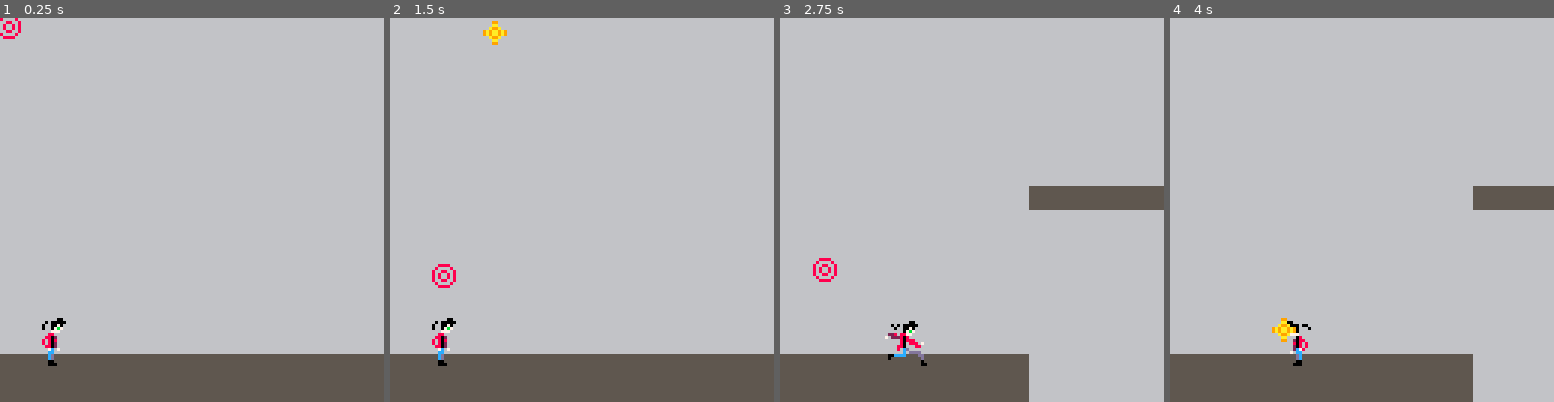
Above: before the commit, frames 1-4 (left to right).
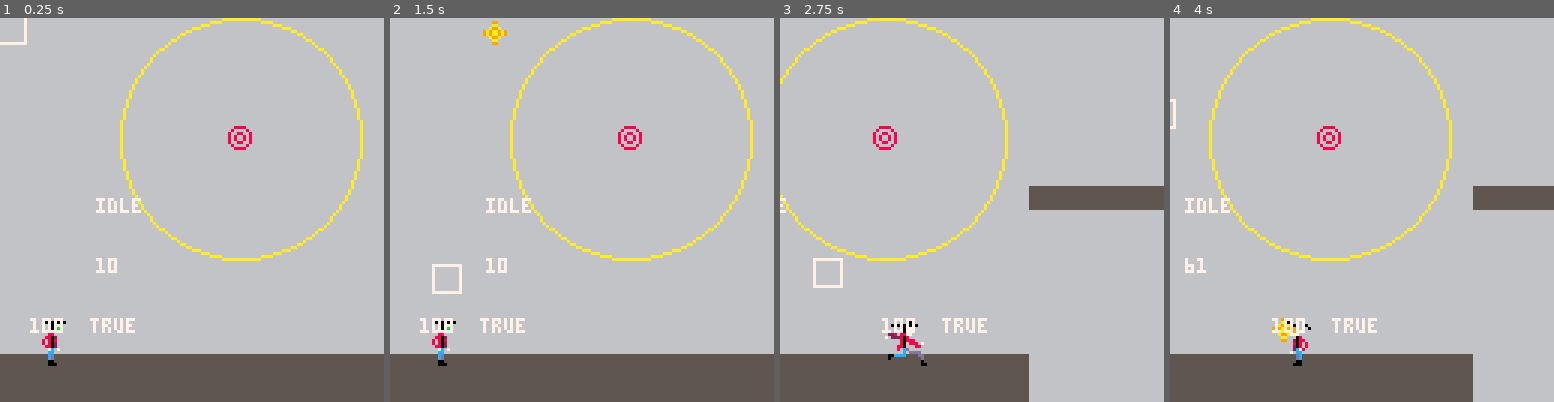
Above: after the commit, the same moments.

Repository: imELVEE/evils-edge
Game: PICO-8 cartridge simple-gravity.p8
Two runs of this game, one before a commit and one after it. Both use one fixed random seed, a clock stepped at 60 frames per second and the inputs below.
Inputs (mouse positions are in pixels of both pictures, inside the frame that each line leads up to):
- Up to frame 1 (0.25 s): no input
- Up to frame 2 (1.5 s): click (670, 121) at 0.67 s; click (436, 267) at 1.22 s
- Up to frame 3 (2.75 s): hold Right 1.6-2.1 s; click (887, 114) at 1.77 s; hold Up 2.15-2.42 s; click (952, 259) at 2.32 s; hold Right from 2.47 s (still down)
- Up to frame 4 (4 s): click (1404, 106) at 2.87 s; release Right at 3.03 s; hold Left 3.08-3.58 s; click (1465, 256) at 3.42 s; click (1231, 102) at 3.97 s

The runs differ from the first frame. In frame 1, 2.5% of the frame differs, in the area x 0-95%, y 0-83%; in frame 2, 2.6%, in the area x 7-95%, y 0-83%; in frame 3, 2.1%; in frame 4, 2.4%.

Commit message:
fixed false gravity bug

Diff:
--- a/simple-gravity.p8
+++ b/simple-gravity.p8
@@ -8,6 +8,7 @@
 	mouse.init()
 
 	bullets = {}
+	grapple_points = {init_grapple(80,40,40)}
 
 	init_level_1()
 end
@@ -36,21 +37,24 @@
 	draw_sprite(player)
 	draw_target()
 	draw_bullets()
-	//print(player.state,32,60, 7)
-	//print(player.x,32,80,7)
-	//if (player.x >= 10) then
-	//	print(floor,player.x,floor,7)
-	//end
+	draw_grapple(grapple_points[1])
+
+	print(player.state,32,60, 7)
+	print(player.x,32,80,7)
+	print (player.gravity, player.x + 20, player.y, 7)
+	if (player.x >= 10) then
+		print(floor,player.x,floor,7)
+	end
 end
 -->8
 // world logic
 function gravity(unit)
-	if (unit.jump_cycle >= unit.cycle_limit) then
+	if (unit.jump_cycle >= unit.cycle_limit or unit.state != 'jump') then
 		unit.gravity = true
 	end
 
 	if (unit.gravity) then
-		if (unit.y <= floor+5 and unit.y >= floor-5) then
+		if (floor_check(unit)) then
 			unit.jump_cycle = 0
 			unit.y = floor
 		else
@@ -135,17 +139,18 @@
 
 function draw_target()
 	mx,my = mouse.pos()
-	if (mouse.button() == 1) then
-		spr(17,mx,my)
-	else
-		spr(1,mx,my)
-	end
+	rect(mx,my,mx+9,my+9,7)
 end
 
 function draw_bullets()
 	for i,b in ipairs(bullets) do
 		spr(16,b.x,b.y)
 	end
+end
+
+function draw_grapple(grap)
+	spr(1, grap.x-4, grap.y-4)
+	circ(grap.x, grap.y, grap.radius, 10)
 end
 
 function draw_map(floor_map)
@@ -165,7 +170,7 @@
 function move(unit)
 	x_increment = 0
 
-	if (unit.y == floor) then
+	if (floor_check(unit)) then
 		unit.state = 'move'
 		unit.jumps = 2
 	end
@@ -194,7 +199,7 @@
 
 function jump(unit)
 	// randomize jump every call on floor
-	if (unit.y == floor) then
+	if (floor_check(unit)) then
 		unit.jump_style = rnd(unit.jump_frames)
 		unit.jumps = 2
 	end
@@ -283,6 +288,19 @@
 	}
 	return bullet
 end
+
+ function init_grapple(gx,gy,gradius)
+	grapple = {
+		x = gx,
+		y = gy,
+		radius = gradius,
+		momentum = 0,
+		distance = 0,
+		attached = false,
+	}
+	return grapple
+end
+
 -->8
 //mouse
 //from: https://www.lexaloffle.com/bbs/?tid=3549
@@ -325,6 +343,14 @@
 
 	return level_1_floor;
 end
+
+-->8
+//Helper functions
+
+function floor_check(unit)
+	return (unit.y <= floor and unit.y >= floor-5)
+end
+
 __gfx__
 0000000000888800fffffffff00fffffffffffffffffffffffffffffffffffffffffffffffffffffffffffffffffffffffffffffffffffffffffffffffffffff
 0000000008000080fffff0f00000fffffffffffff00ffffffffffffffffffffffffffffffffffffffffffffffffffffffffffffff00ffffffffffffff00fffff
